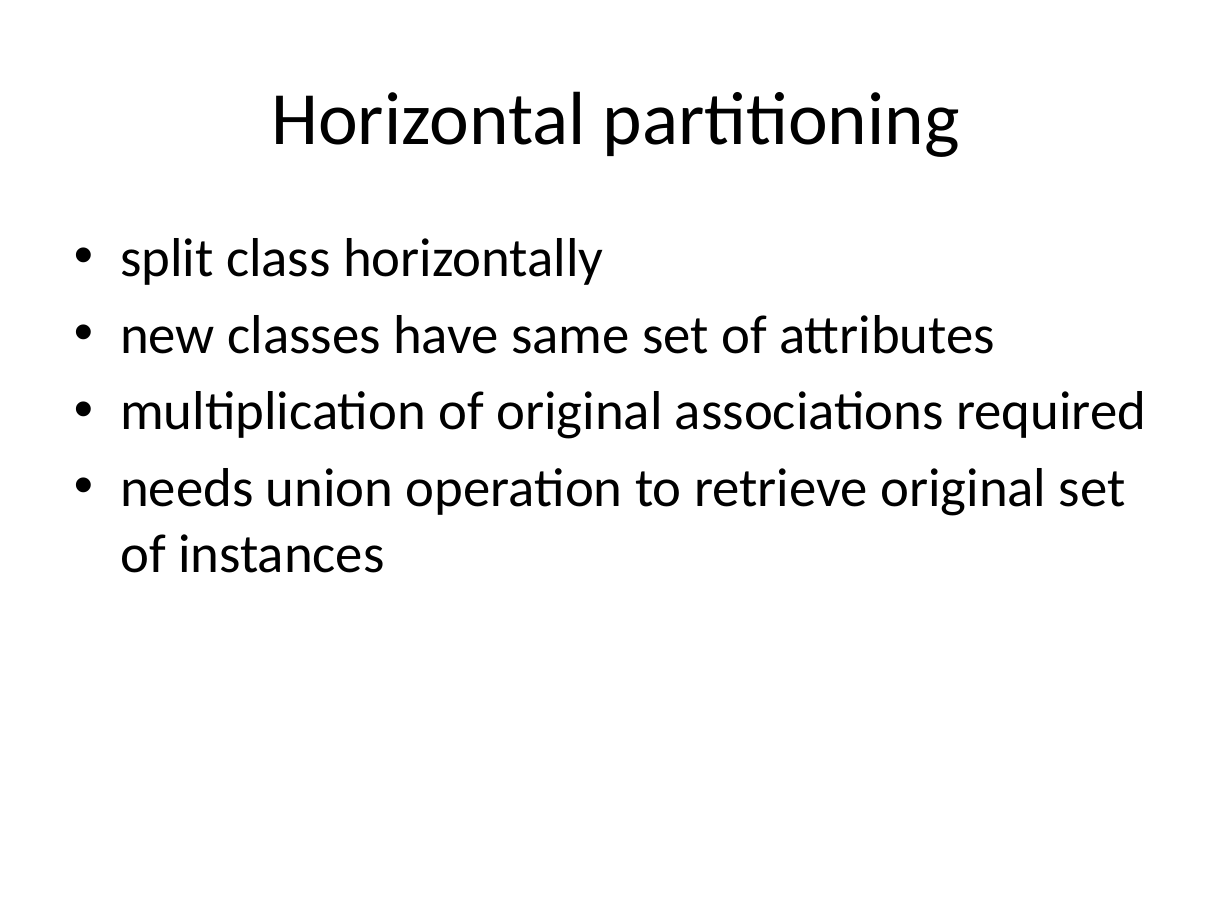
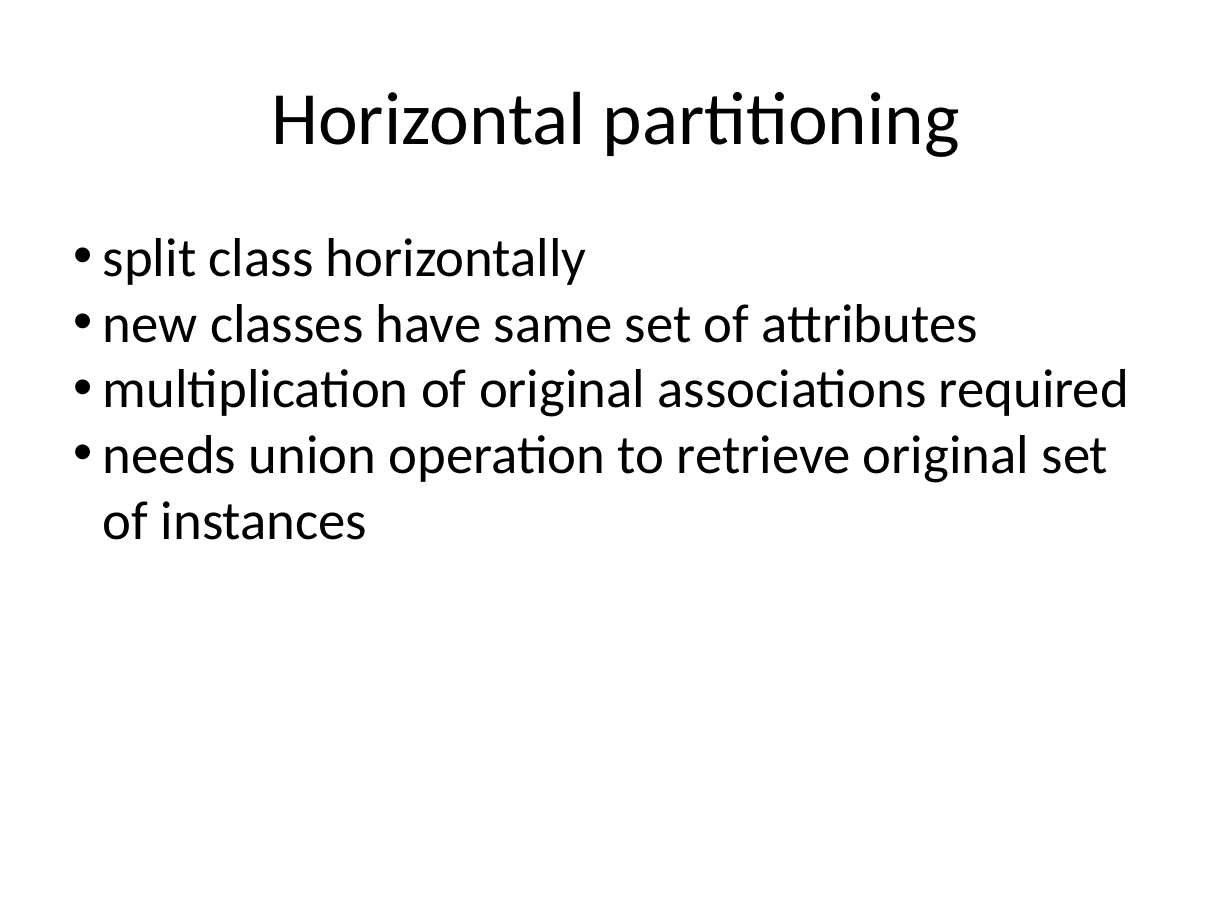
Before and after one commit to bugxd/DBTech, a slide deck: slide 15 of Assignment_4.pptx. Drawn at 1232x924 pixels with LibreOffice and Linux fonts; fonts in the diff are those of the drawing. Boxes give left, top, right and bottom in pixels: in the first picture for what was removed or moved away, otherwise in the second. Text is boxed around its words. In the diff, an @@ line names an element or a change of style, - is before the commit and + after.

```diff
--- a/Assignment_4.pptx
+++ b/Assignment_4.pptx
@@ text "split class horizontally" at bbox=[103, 238, 1129, 540]: indent changed; less space between paragraphs @@
```
Also in this commit, not shown: 15 other slides changed.
